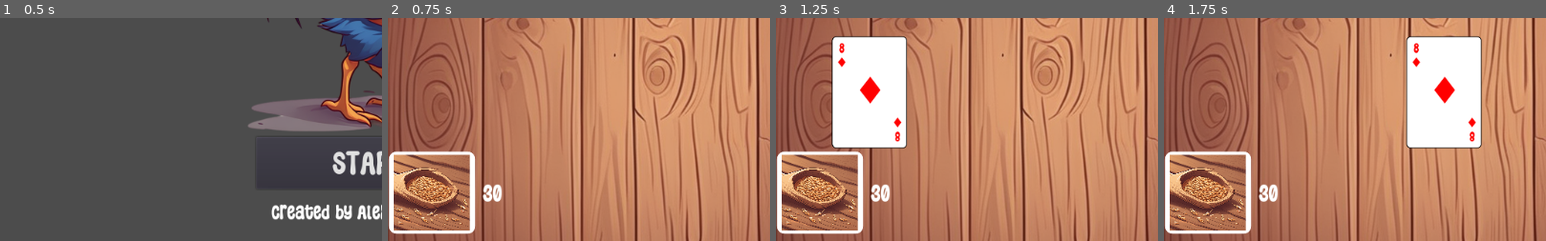
Above: before the commit, frames 1-4 (left to right).
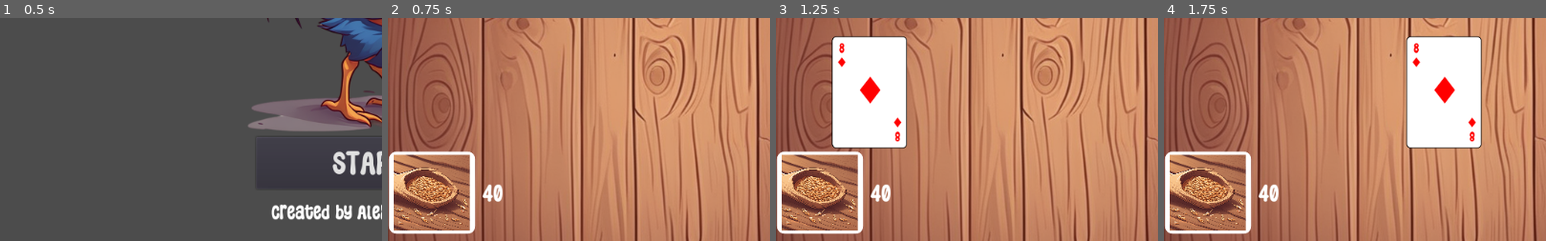
Above: after the commit, the same moments.

Repository: yakushev85/BlackJackWithChicken
Game: Godot game, scene res://StartScreen.tscn
Same seed, same stepped clock (60 frames per second), same inputs: the game is played once before the commit and once after it.
Inputs:
- Up to frame 1 (0.5 s): no input
- Up to frame 2 (0.75 s): click "START" at 0.5 s
- Up to frame 3 (1.25 s): no input
- Up to frame 4 (1.75 s): no input
The pictures show only the part of the screen within x 1-51%, y 50-100%; the shares and areas given below are measured in that part.

Frame 1 is identical in both runs. In frame 2, 0.2% of the frame differs, in the area x 24-30%, y 74-83%; in frame 3, 0.2%; in frame 4, 0.2%.

Commit message:
add finish screen

Diff:
--- /dev/null
+++ b/app/FinishScreen.gd
@@ -0,0 +1,15 @@
+extends Node2D
+
+
+func _ready():
+	if Global.game_data.chicken_eggs <= 0:
+		$GenLabel.hide()
+	else:
+		$WinLabel.hide()
+		var str_to_show = str($GenLabel.text)
+		$GenLabel.text = str_to_show.replace("%", str(Global.game_data.player_eggs))
+
+
+
+func _on_RestartButton_pressed():
+	get_tree().change_scene("res://GameTable.tscn")
--- /dev/null
+++ b/app/FinishScreen.tscn
@@ -0,0 +1,49 @@
+[gd_scene load_steps=6 format=2]
+
+[ext_resource path="res://assets/bg/finish_screen.png" type="Texture" id=1]
+[ext_resource path="res://assets/fonts/WigglyCurvesRegular.ttf" type="DynamicFontData" id=2]
+[ext_resource path="res://FinishScreen.gd" type="Script" id=3]
+
+[sub_resource type="DynamicFont" id=1]
+size = 35
+font_data = ExtResource( 2 )
+
+[sub_resource type="DynamicFont" id=2]
+size = 60
+font_data = ExtResource( 2 )
+
+[node name="FinishScreen" type="Node2D"]
+script = ExtResource( 3 )
+
+[node name="BgSprite" type="Sprite" parent="."]
+position = Vector2( 512, 132 )
+texture = ExtResource( 1 )
+
+[node name="RestartButton" type="Button" parent="."]
+margin_left = 350.0
+margin_top = 500.0
+margin_right = 650.0
+margin_bottom = 560.0
+custom_fonts/font = SubResource( 1 )
+text = "RESTART"
+icon_align = 1
+
+[node name="WinLabel" type="Label" parent="."]
+margin_top = 30.0
+margin_right = 1023.0
+margin_bottom = 82.0
+custom_fonts/font = SubResource( 2 )
+text = "You won all eggs!! Congratulation!"
+align = 1
+valign = 1
+
+[node name="GenLabel" type="Label" parent="."]
+margin_top = 30.0
+margin_right = 1023.0
+margin_bottom = 82.0
+custom_fonts/font = SubResource( 2 )
+text = "You won % eggs! Not all! Try again!!"
+align = 1
+valign = 1
+
+[connection signal="pressed" from="RestartButton" to="." method="_on_RestartButton_pressed"]
--- a/app/GameTable.gd
+++ b/app/GameTable.gd
@@ -27,7 +27,7 @@
 var is_first_turn = true
 var is_not_doubled = true
 
-var player_grains = 30
+var player_grains = 40
 var chicken_eggs = 30
 var player_won_eggs = 0
 
@@ -35,6 +35,10 @@
 	randomize()
 	$ControlsUI/SayBox.hide()
 	$ControlsUI/AllButtons.hide()
+
+	$ControlsUI/PlayerGrainsLabel.text = str(player_grains)
+	$ControlsUI/ChickenEggsLabel.text = str(chicken_eggs)
+
 	init_round()
 
 func init_round():
@@ -263,6 +267,12 @@
 
 	init_round()
 
+	if player_grains <= 0 or chicken_eggs <= 0:
+		Global.game_data.player_eggs = player_won_eggs
+		Global.game_data.player_grains = player_grains
+		Global.game_data.chicken_eggs = chicken_eggs
+		get_tree().change_scene("res://FinishScreen.tscn")
+
 
 func _on_BidButton_pressed():
 	if player_bid_value < max_bid_value and is_first_turn:
--- /dev/null
+++ b/app/Global.gd
@@ -0,0 +1,8 @@
+extends Node
+
+
+var game_data = {
+	"chicken_eggs": 0,
+	"player_eggs": 0,
+	"player_grains": 0
+}
--- a/app/project.godot
+++ b/app/project.godot
@@ -14,6 +14,14 @@
 run/main_scene="res://StartScreen.tscn"
 config/icon="res://icon.png"
 
+[autoload]
+
+Global="*res://Global.gd"
+
+[global]
+
+Global=false
+
 [gui]
 
 common/drop_mouse_on_gui_input_disabled=true
Binary file added: app/assets/bg/finish_screen.png
Not shown, added: app/assets/bg/finish_screen.png.import
